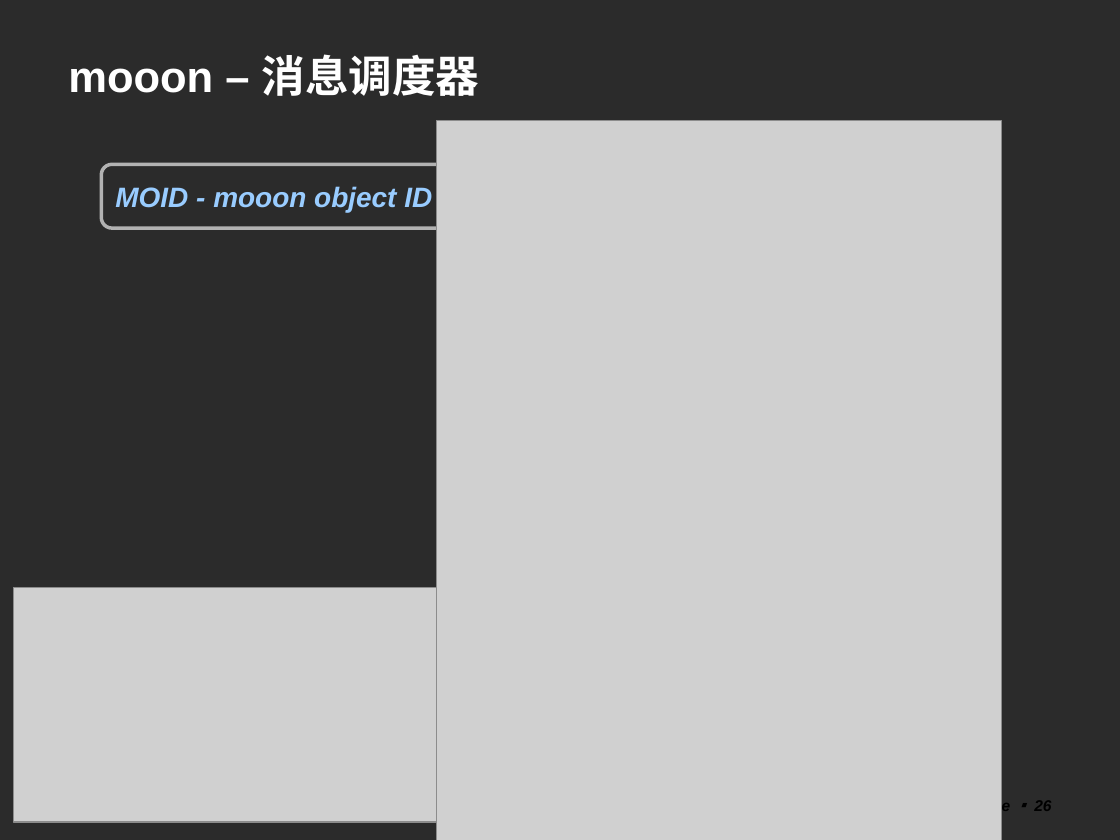
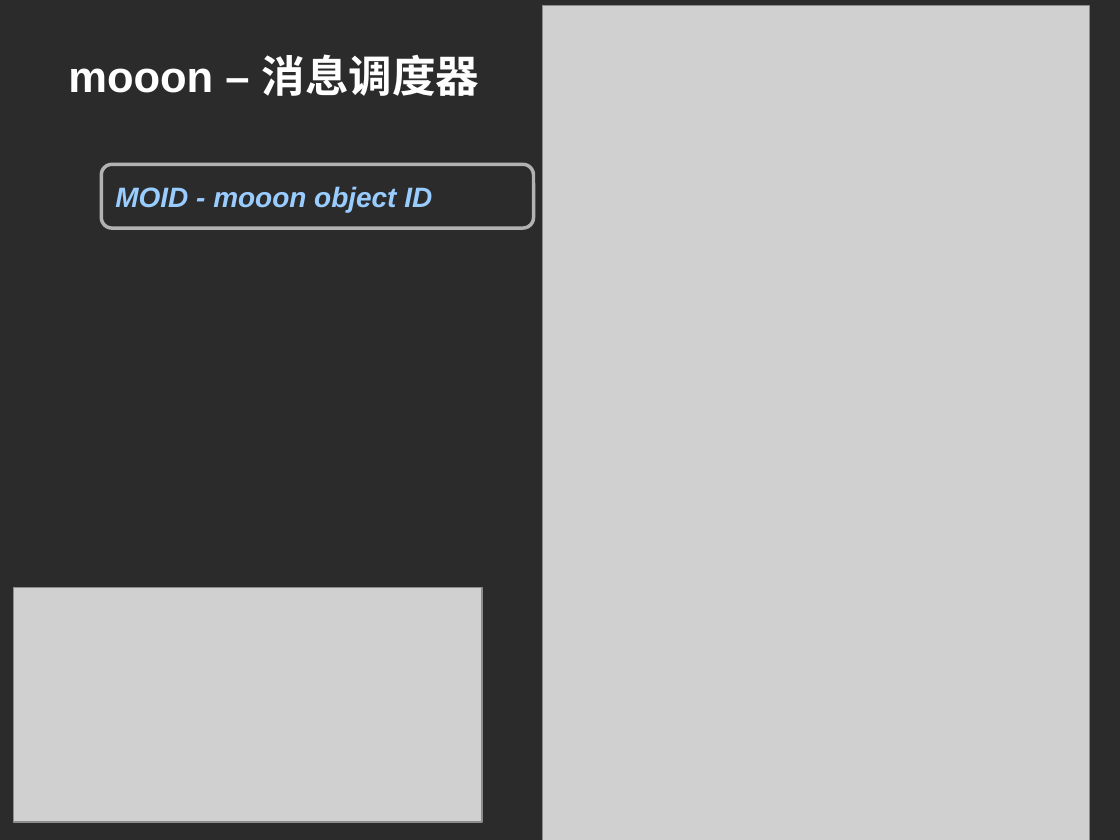
Before and after one commit to machicao2013/mooon, a slide deck: slide 26 of distributed_platform/docs/mooon.ppt. Drawn at 1120x840 pixels with LibreOffice and Linux fonts; fonts in the diff are those of the drawing; grey boxes stand for pictures; background and template pictures are left out; a plain dark background stands for a picture behind light text. Boxes give left, top, right and bottom in pixels: in the first picture for what was removed or moved away, otherwise in the second. Text is boxed around its words. In the diff, an @@ line names an element or a change of style, - is before the commit and + after.

```diff
--- a/distributed_platform/docs/mooon.ppt
+++ b/distributed_platform/docs/mooon.ppt
@@ picture: place and size @@
-picture at bbox=[437, 120, 1001, 840]
+picture at bbox=[542, 6, 1089, 840]
@@ page number removed at bbox=[973, 799, 1051, 815] @@
-Page ▪ 26
```
Also in this commit, not shown: 2 other slides changed.
